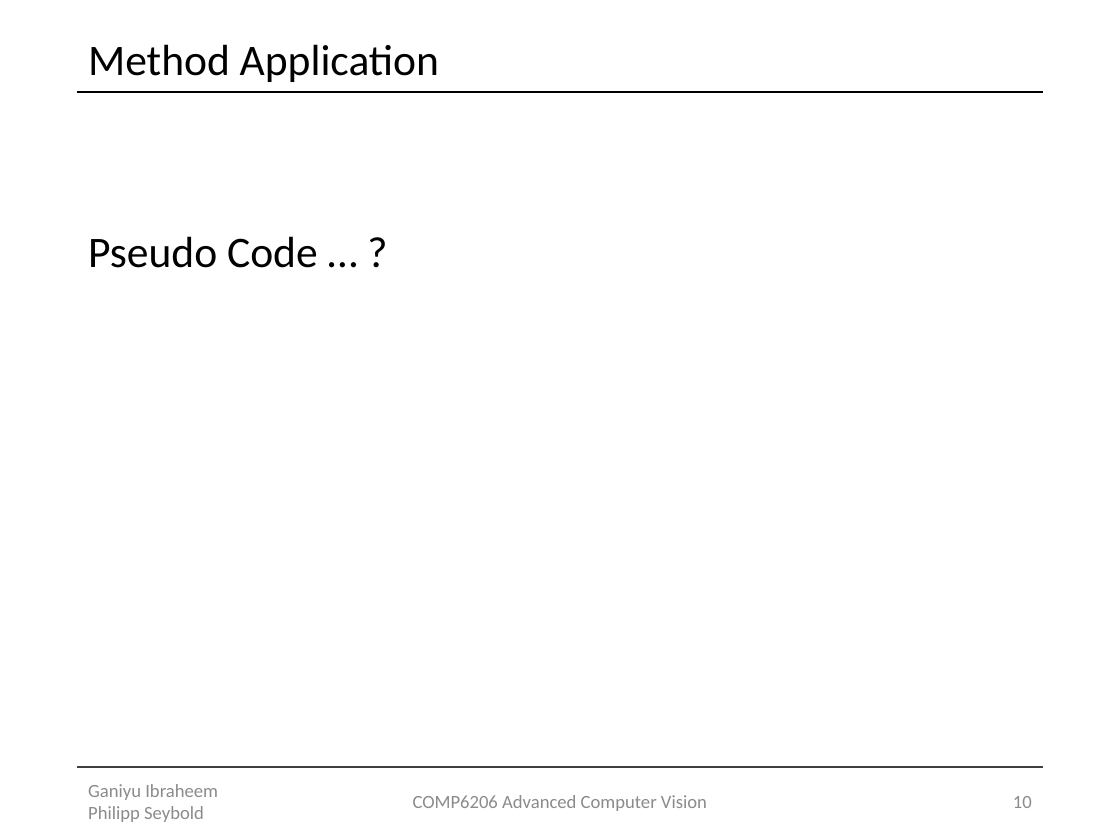
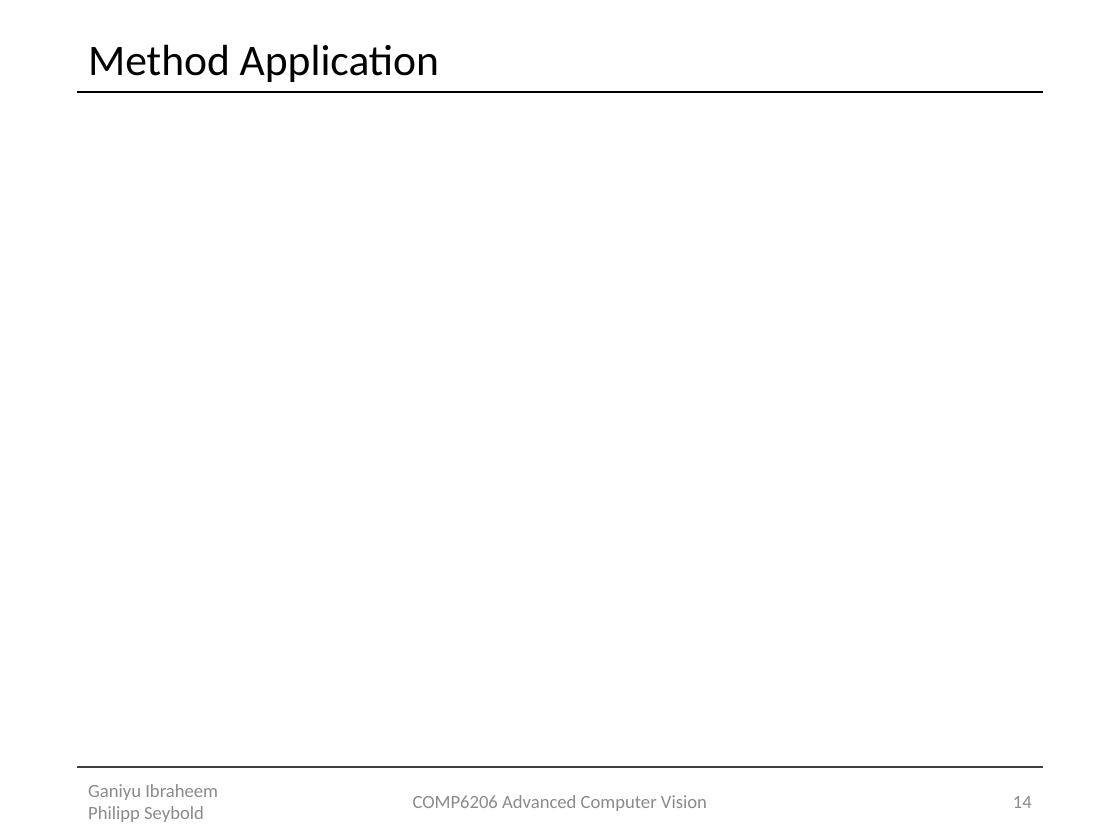
Before and after one commit to Lxrd-AJ/ForceFieldTransforms, a slide deck: slide 14 of Force Field Transformation.pptx (slide 10 before the commit). Drawn at 1120x840 pixels with LibreOffice and Linux fonts; fonts in the diff are those of the drawing. Boxes give left, top, right and bottom in pixels: in the first picture for what was removed or moved away, otherwise in the second. Text is boxed around its words. In the diff, an @@ line names an element or a change of style, - is before the commit and + after.

```diff
--- a/Force Field Transformation.pptx
+++ b/Force Field Transformation.pptx
@@ text removed at [88,236,318,268] @@
-Pseudo Code … ?
@@ page number at [1013,796,1032,808]: text changed @@
-10
+14
```
Also in this commit, not shown: 11 other slides changed, 6 slides added.
